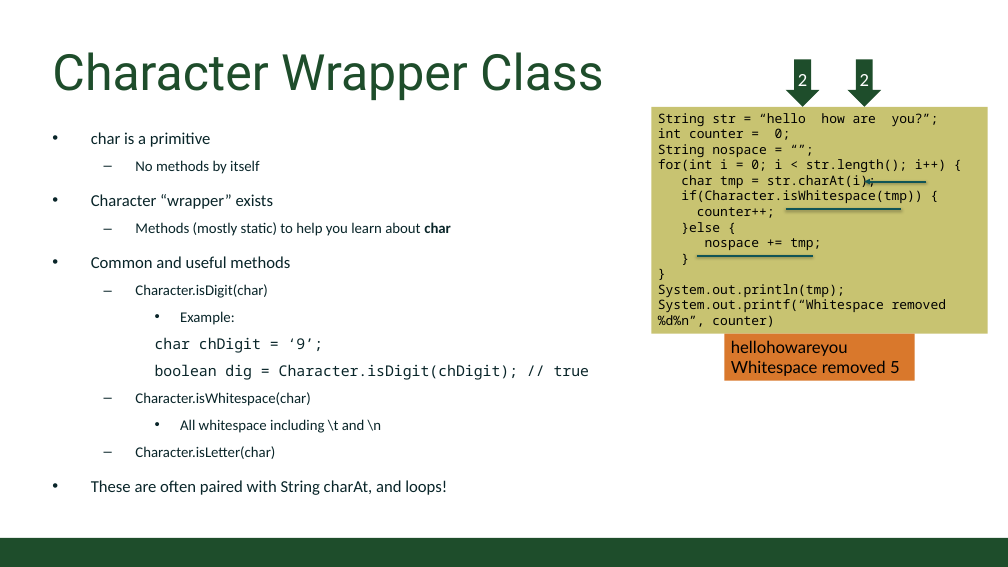
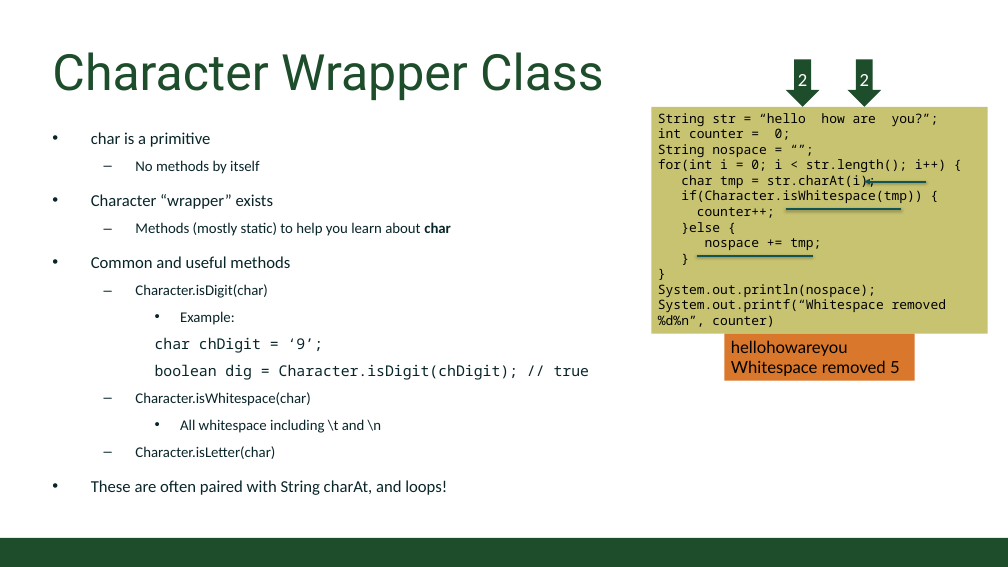
Before and after one commit to coloradostateuniversity/CSUCS1ClassExamples, a slide deck: slide 2 of slides/Online/2020/09 - String Manipulation.pptx. Drawn at 1008x567 pixels with LibreOffice and Linux fonts; fonts in the diff are those of the drawing; background and template pictures are left out. Boxes give left, top, right and bottom in pixels: in the first picture for what was removed or moved away, otherwise in the second. Text is boxed around its words. In the diff, an @@ line names an element or a change of style, - is before the commit and + after.

```diff
--- a/slides/Online/2020/09 - String Manipulation.pptx
+++ b/slides/Online/2020/09 - String Manipulation.pptx
@@ text in rectangle at box(658, 284, 876, 297): text changed @@
-System.out.println(tmp);
+System.out.println(nospace);
```
Also in this commit, not shown: 7 other files.
